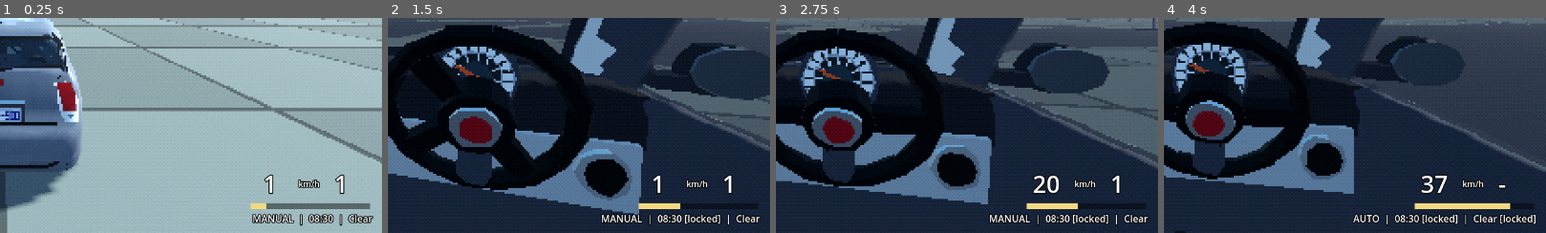
Above: before the commit, frames 1-4 (left to right).
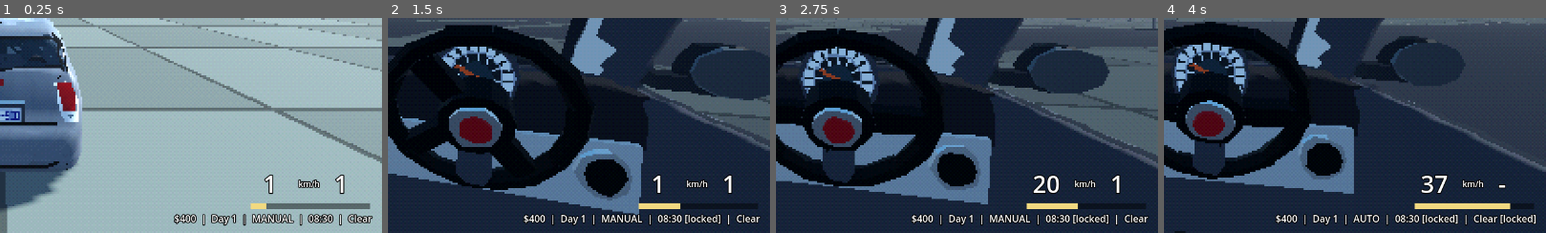
Above: after the commit, the same moments.

Repository: ashciraulo/500
Game: Godot game, scene res://scenes/main.tscn
The game is run twice, just before and just after one commit, with the same random seed, the same clock (stepped at 60 frames per second) and the same inputs.
Inputs (mouse positions are % of the whole screen's width and height, from its top left):
- Up to frame 1 (0.25 s): no input
- Up to frame 2 (1.5 s): move the mouse to (72, 45) at 0.52 s; hold D (steer_right) 0.53-1.28 s; tap C (camera_toggle) at 0.6 s; click (72, 45) at 0.67 s; tap Enter at 1.25 s; move the mouse to (45, 50) at 1.27 s; hold W (accelerate) from 1.28 s (still down); tap F8 (time_lock) at 1.35 s
- Up to frame 3 (2.75 s): keep holding W (accelerate); move the mouse to (52, 48) at 2.02 s; tap L (toggle_headlights) at 2.1 s
- Up to frame 4 (4 s): keep holding W (accelerate); move the mouse to (49, 52) at 2.77 s; tap G (toggle_transmission) at 2.85 s; click (49, 52) at 2.92 s; move the mouse to (57, 51) at 3.52 s; hold F6 (weather_lock) from 3.53 s (still down)
The pictures show only the part of the screen within x 50-100%, y 50-100%; the shares and areas given below are measured in that part.

The runs differ from the first frame. In frame 1, 1.3% of the frame differs, in the area x 45-98%, y 91-97%; in frame 2, 0.9%; in frame 3, 0.9%; in frame 4, 1.0%.

Commit message:
Add save/load, wallet and discoveries (#6)
SaveGame autoload writes a JSON save (clock, weather, car position,
parts and odometer, money, discoveries) on demand from the pause menu,
every three minutes and on quit, and restores it on launch. Systems
register a section with save_state/load_state. Wallet holds the
player's money (shown on the HUD) and Discoveries records found
places and secrets. The smoke test runs with --no-save and checks a
save round trip.


Claude-Session: https://claude.ai/code/session_01UPpf6P5ns5B27zATXhNKc5

Co-authored-by: Claude <noreply@anthropic.com>

Diff:
--- a/project.godot
+++ b/project.godot
@@ -18,10 +18,13 @@
 
 [autoload]
 
+SaveGame="*res://scripts/autoload/save_game.gd"
 GameClock="*res://scripts/autoload/game_clock.gd"
 Weather="*res://scripts/autoload/weather.gd"
 RenderSettings="*res://scripts/autoload/render_settings.gd"
 Settings="*res://scripts/autoload/settings.gd"
+Wallet="*res://scripts/autoload/wallet.gd"
+Discoveries="*res://scripts/autoload/discoveries.gd"
 
 [display]
 
--- /dev/null
+++ b/scripts/autoload/discoveries.gd
@@ -0,0 +1,37 @@
+extends Node
+## Places, secrets and oddities the player has found (autoload: Discoveries).
+## Anything can mark an id as discovered; ids are free-form strings such as
+## "place/kings_park" or "mystery/shed_key".
+
+signal discovered(id: String)
+
+var _found := {}
+
+
+func _ready() -> void:
+	SaveGame.register("discoveries", self)
+
+
+## Returns true the first time an id is discovered.
+func discover(id: String) -> bool:
+	if _found.has(id):
+		return false
+	_found[id] = GameClock.day
+	discovered.emit(id)
+	return true
+
+
+func has(id: String) -> bool:
+	return _found.has(id)
+
+
+func all() -> PackedStringArray:
+	return PackedStringArray(_found.keys())
+
+
+func save_state() -> Dictionary:
+	return {"found": _found}
+
+
+func load_state(data: Dictionary) -> void:
+	_found = data.get("found", {})
--- a/scripts/autoload/game_clock.gd
+++ b/scripts/autoload/game_clock.gd
@@ -23,6 +23,19 @@
 var time_of_day := 8.5
 var day := 1
 var locked := false
+
+
+func _ready() -> void:
+	SaveGame.register("clock", self)
+
+
+func save_state() -> Dictionary:
+	return {"time_of_day": time_of_day, "day": day}
+
+
+func load_state(data: Dictionary) -> void:
+	time_of_day = float(data.get("time_of_day", time_of_day))
+	day = int(data.get("day", day))
 
 
 func _process(delta: float) -> void:
--- /dev/null
+++ b/scripts/autoload/save_game.gd
@@ -0,0 +1,133 @@
+extends Node
+## Save and load (autoload: SaveGame).
+##
+## Anything that wants to be saved registers itself with a section name and
+## implements two methods:
+##   func save_state() -> Dictionary
+##   func load_state(data: Dictionary) -> void
+## Registering after the save was read (e.g. the car, created with the scene)
+## applies its section straight away, so load order doesn't matter.
+##
+## The save is JSON at user://save_<slot>.json, written on demand, every few
+## minutes while driving, and when the game closes. Run with `-- --no-save`
+## to neither load nor write saves (the smoke test does this).
+
+signal saved(path: String)
+signal loaded(path: String)
+
+const VERSION := 1
+## Real seconds between autosaves.
+@export var autosave_interval := 180.0
+
+var slot := 1
+## False with --no-save on the command line.
+var enabled := true
+
+var _sources := {}
+## Sections read from disk, waiting for (or already given to) their owners.
+var _pending := {}
+var _autosave_timer := 0.0
+
+
+func _ready() -> void:
+	process_mode = Node.PROCESS_MODE_ALWAYS
+	enabled = not OS.get_cmdline_user_args().has("--no-save")
+	get_tree().auto_accept_quit = false
+	if enabled:
+		load_from(save_path())
+
+
+func _process(delta: float) -> void:
+	if not enabled or get_tree().paused:
+		return
+	_autosave_timer += delta
+	if _autosave_timer >= autosave_interval:
+		_autosave_timer = 0.0
+		save_game()
+
+
+func _notification(what: int) -> void:
+	if what == NOTIFICATION_WM_CLOSE_REQUEST:
+		if enabled:
+			save_game()
+		get_tree().quit()
+
+
+func save_path() -> String:
+	return "user://save_%d.json" % slot
+
+
+func has_save() -> bool:
+	return FileAccess.file_exists(save_path())
+
+
+func register(section: String, source: Object) -> void:
+	_sources[section] = source
+	if _pending.has(section) and source.has_method("load_state"):
+		source.load_state(_pending[section])
+
+
+func unregister(section: String) -> void:
+	_sources.erase(section)
+
+
+func save_game() -> bool:
+	if not enabled:
+		return false
+	return save_to(save_path())
+
+
+func save_to(path: String) -> bool:
+	var data := {"version": VERSION, "saved_at": Time.get_datetime_string_from_system()}
+	# Keep sections whose owner isn't loaded right now (e.g. a garage scene).
+	for section in _pending:
+		data[section] = _pending[section]
+	for section in _sources:
+		var source: Object = _sources[section]
+		if is_instance_valid(source) and source.has_method("save_state"):
+			data[section] = source.save_state()
+	_pending = data.duplicate(true)
+	var file := FileAccess.open(path, FileAccess.WRITE)
+	if file == null:
+		push_warning("Could not write save %s: %s" % [path, error_string(FileAccess.get_open_error())])
+		return false
+	file.store_string(JSON.stringify(data, "\t"))
+	file.close()
+	saved.emit(path)
+	return true
+
+
+func load_from(path: String) -> bool:
+	if not FileAccess.file_exists(path):
+		return false
+	var parsed: Variant = JSON.parse_string(FileAccess.get_file_as_string(path))
+	if not parsed is Dictionary:
+		push_warning("Save %s is unreadable; starting fresh." % path)
+		return false
+	_pending = _migrate(parsed)
+	for section in _sources:
+		if _pending.has(section) and _sources[section].has_method("load_state"):
+			_sources[section].load_state(_pending[section])
+	loaded.emit(path)
+	return true
+
+
+## Forget everything and start a new game on this slot.
+func delete_save() -> void:
+	_pending = {}
+	if has_save():
+		DirAccess.remove_absolute(ProjectSettings.globalize_path(save_path()))
+
+
+func _migrate(data: Dictionary) -> Dictionary:
+	# Future: upgrade older save versions here, one step at a time.
+	return data
+
+
+## Helpers for JSON, which has no Vector3 or Transform3D.
+static func vec3_to_array(v: Vector3) -> Array:
+	return [v.x, v.y, v.z]
+
+
+static func array_to_vec3(a: Array) -> Vector3:
+	return Vector3(a[0], a[1], a[2]) if a.size() == 3 else Vector3.ZERO
--- /dev/null
+++ b/scripts/autoload/wallet.gd
@@ -0,0 +1,43 @@
+extends Node
+## The player's money, in Australian dollars (autoload: Wallet).
+
+signal changed(balance: int, delta: int)
+
+const STARTING_BALANCE := 400
+
+var balance := STARTING_BALANCE
+## Lifetime earnings, for stats and tier checks.
+var total_earned := 0
+
+
+func _ready() -> void:
+	SaveGame.register("wallet", self)
+
+
+func earn(amount: int, _reason := "") -> void:
+	balance += amount
+	total_earned += amount
+	changed.emit(balance, amount)
+
+
+func can_afford(amount: int) -> bool:
+	return balance >= amount
+
+
+## Returns false (and spends nothing) if the player can't afford it.
+func spend(amount: int, _reason := "") -> bool:
+	if amount > balance:
+		return false
+	balance -= amount
+	changed.emit(balance, -amount)
+	return true
+
+
+func save_state() -> Dictionary:
+	return {"balance": balance, "total_earned": total_earned}
+
+
+func load_state(data: Dictionary) -> void:
+	balance = int(data.get("balance", STARTING_BALANCE))
+	total_earned = int(data.get("total_earned", 0))
+	changed.emit(balance, 0)
--- a/scripts/autoload/weather.gd
+++ b/scripts/autoload/weather.gd
@@ -52,6 +52,17 @@
 func _ready() -> void:
 	_rng.randomize()
 	_hours_until_change = _rng.randf_range(min_spell_hours, max_spell_hours)
+	SaveGame.register("weather", self)
+
+
+func save_state() -> Dictionary:
+	return {"state": state, "wetness": wetness, "hours_until_change": _hours_until_change}
+
+
+func load_state(data: Dictionary) -> void:
+	set_state(int(data.get("state", state)) as State, true)
+	wetness = float(data.get("wetness", wetness))
+	_hours_until_change = float(data.get("hours_until_change", _hours_until_change))
 
 
 func _process(delta: float) -> void:
--- a/scripts/ui/hud.gd
+++ b/scripts/ui/hud.gd
@@ -73,7 +73,8 @@
 	_rev_bar.size.x = 200.0 * rev
 	_rev_bar.color = Color(0.95, 0.3, 0.2) if _car.rpm > _car.redline_rpm else Color(0.95, 0.85, 0.5)
 	var lock := " [locked]"
-	_status.text = "%s  |  %s%s  |  %s%s" % [
+	_status.text = "$%d  |  Day %d  |  %s  |  %s%s  |  %s%s" % [
+		Wallet.balance, GameClock.day,
 		"AUTO" if _car.transmission == CarController.Transmission.AUTOMATIC else "MANUAL",
 		GameClock.time_string(), lock if GameClock.locked else "",
 		Weather.state_name(), lock if Weather.locked else "",
--- a/scripts/ui/pause_menu.gd
+++ b/scripts/ui/pause_menu.gd
@@ -21,6 +21,7 @@
 var _wobble: HSlider
 var _mouse: HSlider
 var _resume: Button
+var _save_button: Button
 var _syncing := false
 
 
@@ -51,6 +52,7 @@
 	_dim.visible = true
 	get_tree().paused = true
 	Input.mouse_mode = Input.MOUSE_MODE_VISIBLE
+	_save_button.text = "Save game"
 	_resume.grab_focus()
 
 
@@ -166,9 +168,14 @@
 		if car:
 			car.reset_upright()
 		close()
+	var save_button := _button(right, "Save game", func() -> void: pass)
+	save_button.pressed.connect(func() -> void:
+		save_button.text = "Saved" if SaveGame.save_game() else "Saving is off (--no-save)")
+	_save_button = save_button
 	_button(right, "Put the car back on its wheels", car_reset)
-	_button(right, "Quit to desktop", func() -> void:
+	_button(right, "Save and quit to desktop", func() -> void:
 		Settings.save_settings()
+		SaveGame.save_game()
 		get_tree().quit())
 
 
--- a/scripts/vehicle/car_controller.gd
+++ b/scripts/vehicle/car_controller.gd
@@ -145,6 +145,8 @@
 var wet_penalty_multiplier := 1.0
 ## Installed parts by slot. Empty slots run the stock part.
 var parts := {}
+## Distance driven, km.
+var odometer_km := 0.0
 
 ## Stock values captured on _ready, so parts always stack from stock.
 var _stock := {}
@@ -170,6 +172,7 @@
 		_stock[key] = get(key).duplicate() if get(key) is PackedFloat32Array else get(key)
 	if player_controlled:
 		add_to_group(&"player_car")
+		SaveGame.register("car", self)
 	_spawn_transform = global_transform
 	center_of_mass_mode = RigidBody3D.CENTER_OF_MASS_MODE_CUSTOM
 	center_of_mass = Vector3.ZERO
@@ -311,6 +314,8 @@
 		surface = new_surface
 		surface_changed.emit(surface)
 	_last_velocity = linear_velocity
+	if grounded_wheels > 0:
+		odometer_km += absf(forward_speed) * delta / 1000.0
 
 
 func _process(delta: float) -> void:
@@ -353,6 +358,7 @@
 		"weather_intensity": Weather.intensity(),
 		"wetness": Weather.wetness,
 		"is_player_inside": is_player_inside,
+		"odometer_km": odometer_km,
 	}
 
 
@@ -440,6 +446,29 @@
 		var part := PartsCatalogue.get_part(id)
 		if part:
 			install_part(part)
+
+
+func save_state() -> Dictionary:
+	return {
+		"position": SaveGame.vec3_to_array(global_position),
+		"yaw": global_rotation.y,
+		"parts": Array(get_part_ids()),
+		"odometer_km": odometer_km,
+		"automatic": transmission == Transmission.AUTOMATIC,
+	}
+
+
+func load_state(data: Dictionary) -> void:
+	if data.has("position"):
+		# Lift slightly so the wheels settle onto the ground rather than in it.
+		var pos := SaveGame.array_to_vec3(data.position) + Vector3.UP * 0.3
+		global_transform = Transform3D(Basis(Vector3.UP, float(data.get("yaw", 0.0))), pos)
+		linear_velocity = Vector3.ZERO
+		angular_velocity = Vector3.ZERO
+	for slot in parts.keys():
+		remove_part(slot)
+	install_part_ids(PackedStringArray(data.get("parts", [])))
+	odometer_km = float(data.get("odometer_km", 0.0))
 
 
 ## Headline numbers for menus and the garage.
--- a/tools/smoke_test.gd
+++ b/tools/smoke_test.gd
@@ -2,7 +2,7 @@
 ## Headless smoke test: loads the main scene and drives the car through a few
 ## scripted checks. Run it with a fixed frame rate so physics is deterministic:
 ##
-##   godot --headless --path . --fixed-fps 120 --script res://tools/smoke_test.gd
+##   godot --headless --path . --fixed-fps 120 --script res://tools/smoke_test.gd -- --no-save
 ##
 ## Exits with code 1 if any check fails. CI runs this on every push.
 
@@ -128,6 +128,27 @@
 			_car.install_part(catalogue.get_part(&"tyres_stock"))
 			var back: Dictionary = _car.get_stats()
 			_check(is_equal_approx(back.power_kw, stock.power_kw) and is_equal_approx(back.grip, stock.grip), "going back to stock restores the stock stats")
+			# Save round trip, to a scratch file so a real save is never touched.
+			var save := root.get_node("SaveGame")
+			var wallet := root.get_node("Wallet")
+			var clock := root.get_node("GameClock")
+			var test_path := "user://smoke_test_save.json"
+			wallet.earn(123)
+			_car.install_part(catalogue.get_part(&"exhaust_sport"))
+			var saved_money: int = wallet.balance
+			var saved_pos: Vector3 = _car.global_position
+			var saved_time: float = clock.time_of_day
+			_check(save.save_to(test_path), "game saves")
+			wallet.spend(100)
+			clock.set_time(saved_time + 5.0)
+			_car.remove_part(&"exhaust")
+			_car.global_position += Vector3(50, 0, 50)
+			_check(save.load_from(test_path), "game loads")
+			_check(wallet.balance == saved_money, "money is restored (%d)" % wallet.balance)
+			_check(is_equal_approx(clock.time_of_day, saved_time), "time of day is restored")
+			_check(Array(_car.get_part_ids()).has("exhaust_sport"), "installed parts are restored")
+			_check(_car.global_position.distance_to(saved_pos) < 1.0, "car position is restored")
+			DirAccess.remove_absolute(ProjectSettings.globalize_path(test_path))
 			var telemetry: Dictionary = _car.get_telemetry()
 			for key in ["rpm", "throttle", "gear", "speed_kmh", "surface", "weather_intensity"]:
 				_check(telemetry.has(key), "telemetry has '%s'" % key)
Not shown, changed: .github/workflows/ci.yml
Not shown, changed: README.md
Not shown, changed: docs/HOOKS.md
